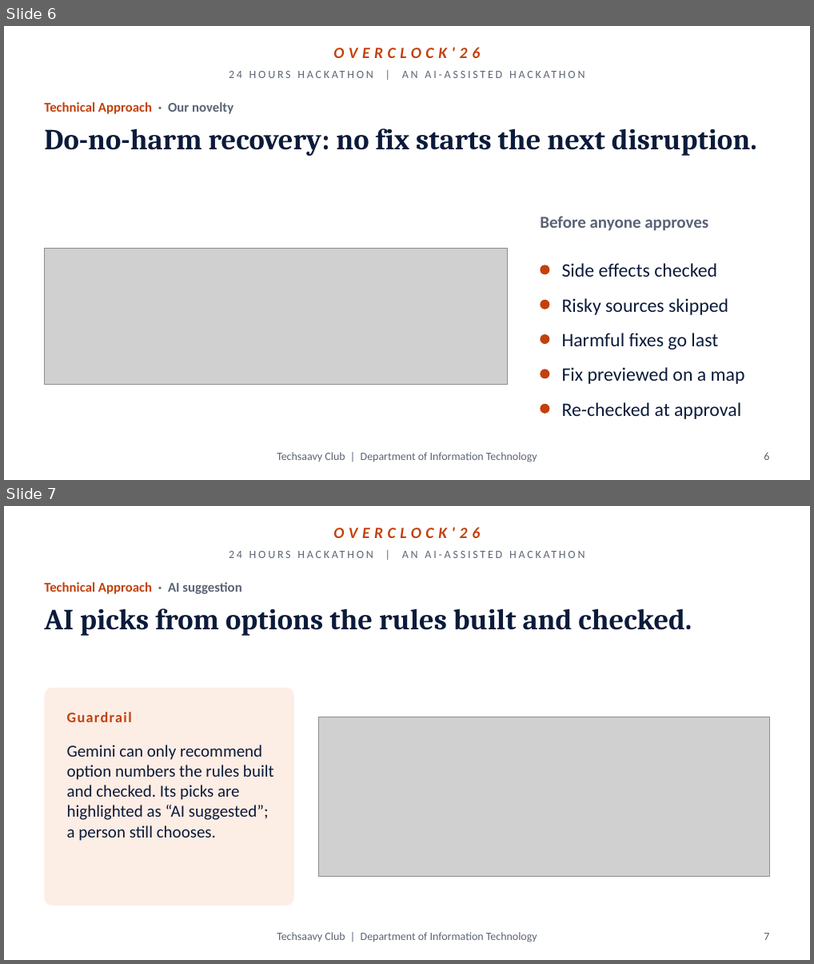
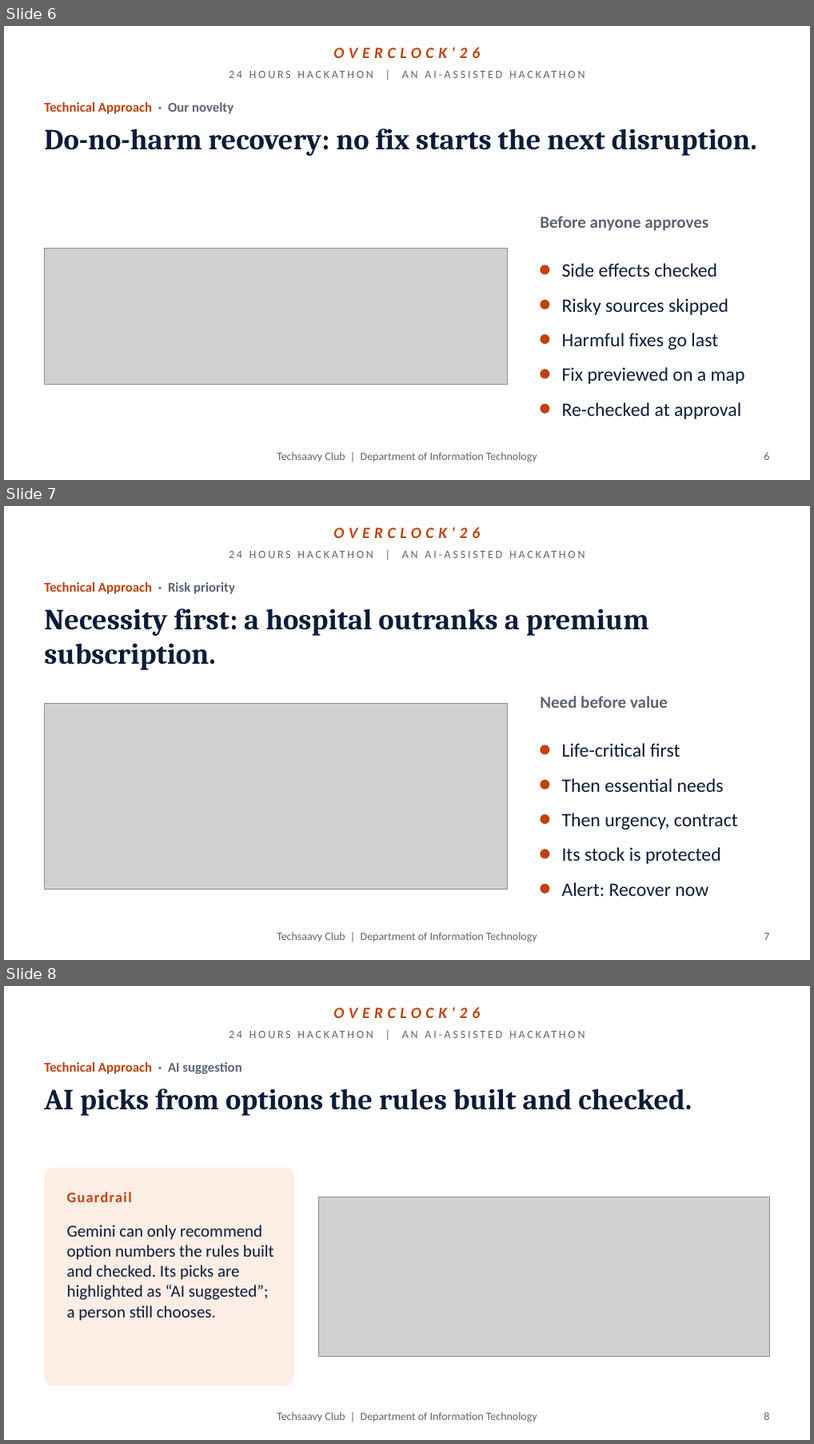
Before and after one commit to RakeshKumar-18/disruptionIQ, a slide deck: docs/DisruptionIQ_Overclock26.pptx. Shown one above the other, each under a label of ours: slides 6 and 7 before the commit, slides 6, 7 and 8 after it. The pictures are 814x964 and 814x1444 pixels, drawn with LibreOffice and Linux fonts; fonts in the diff are those of the drawing; grey boxes stand for pictures; background and template pictures are left out. Boxes give left, top, right and bottom in pixels: in the first picture for what was removed or moved away, otherwise in the second. Text is boxed around its words. In the diff, an @@ line names an element or a change of style, - is before the commit and + after.

```diff
--- a/docs/DisruptionIQ_Overclock26.pptx
+++ b/docs/DisruptionIQ_Overclock26.pptx
@@ slide 7 added at (4,506,810,960), background #FFFFFF; not listed: 3 template elements that a slide beside it also shows @@
@@ text added at (44,582,235,594), 12 pt, text #C2410C, bold @@
+Technical Approach · Risk priority
@@ title added at (44,608,650,670), 26 pt, text #0B1B3A, bold @@
+Necessity first: a hospital outranks a premium subscription.
@@ text added at (540,696,668,708), 15 pt, text #5B6475, bold @@
+Need before value
@@ picture added at (44,704,508,889) @@
@@ ellipse added at (540,744,550,754), fill #C2410C @@
@@ text added at (562,743,681,756), 17 pt, text #0B1B3A @@
+Life-critical first
@@ ellipse added at (540,780,550,789), fill #C2410C @@
@@ text added at (562,778,724,792), 17 pt, text #0B1B3A @@
+Then essential needs
@@ ellipse added at (540,814,550,824), fill #C2410C @@
@@ text added at (562,812,738,829), 17 pt, text #0B1B3A @@
+Then urgency, contract
@@ ellipse added at (540,848,550,858), fill #C2410C @@
@@ text added at (562,847,722,864), 17 pt, text #0B1B3A @@
+Its stock is protected
@@ ellipse added at (540,884,550,893), fill #C2410C @@
@@ text added at (562,882,709,896), 17 pt, text #0B1B3A @@
+Alert: Recover now
@@ page number added at (764,932,770,940), 10 pt, text #5B6475 @@
+7
@@ what was slide 7 is now slide 8 @@
@@ page number at (764,1412,770,1420): text changed @@
-7
+8
```
